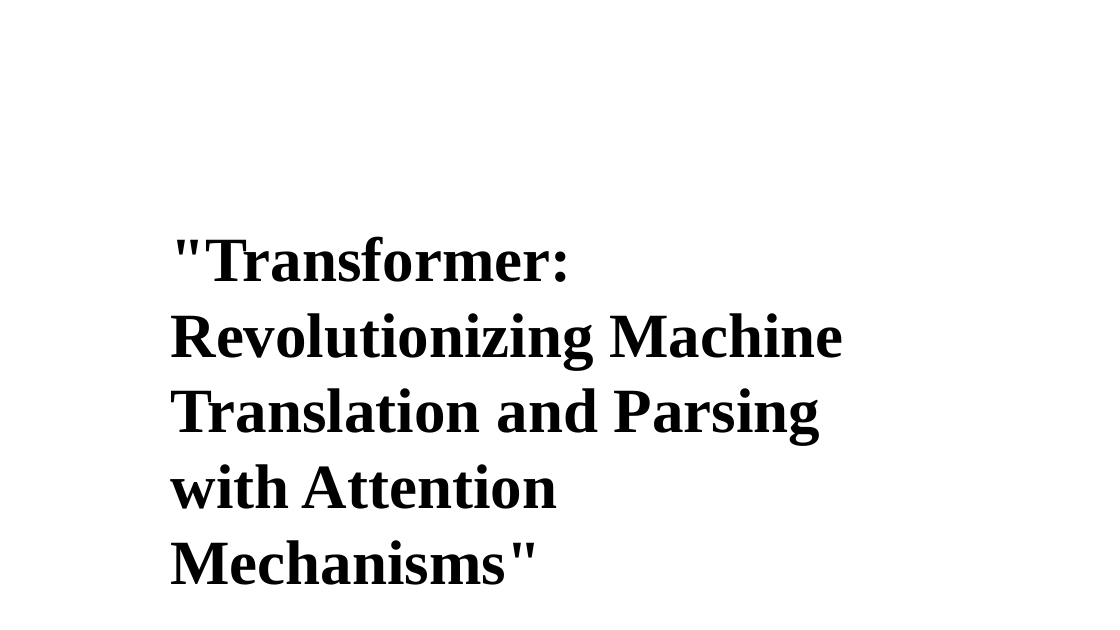
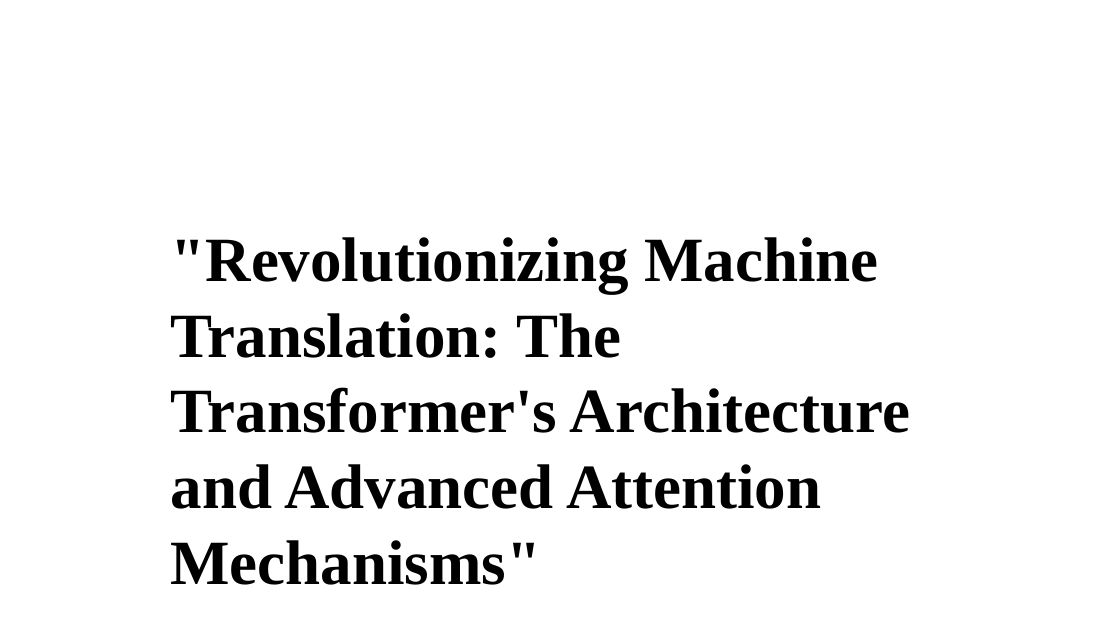
Before and after one commit to Jessie-ZhaoXi/dsa4213-ppt-generator, a slide deck: slide 1 of ppt_generator/my_ppts/attention_mode2.pptx. Drawn at 1120x630 pixels with LibreOffice and Linux fonts; fonts in the diff are those of the drawing; background and template pictures are left out. Boxes give left, top, right and bottom in pixels: in the first picture for what was removed or moved away, otherwise in the second. Text is boxed around its words. In the diff, an @@ line names an element or a change of style, - is before the commit and + after.

```diff
--- a/ppt_generator/my_ppts/attention_mode2.pptx
+++ b/ppt_generator/my_ppts/attention_mode2.pptx
@@ text at [171,237,910,585]: text changed @@
-"Transformer: Revolutionizing Machine Translation and Parsing with Attention Mechanisms"
+"Revolutionizing Machine Translation: The Transformer's Architecture and Advanced Attention Mechanisms"
```
Also in this commit, not shown: 1 other slide changed, 6 slides added, 8 slides removed, 4 other files.
